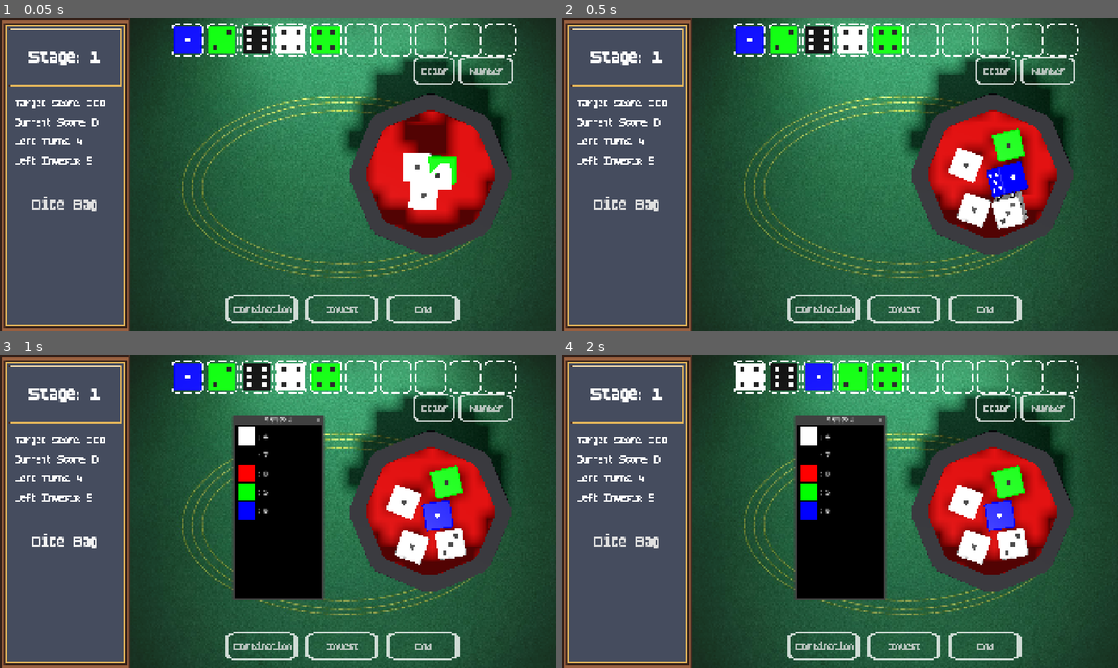
Above: before the commit, frames 1-4 (two rows, left to right).
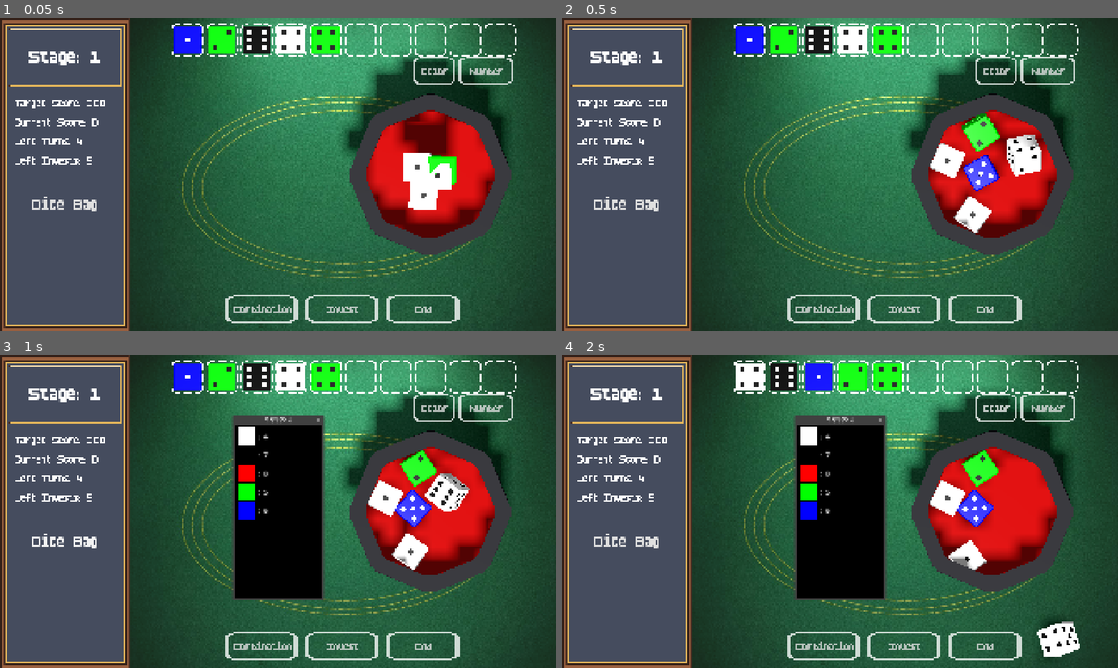
Above: after the commit, the same moments.

Repository: SangHyung-Jung/ColorDiceRollGame
Game: Godot game, scene res://main_screen.tscn
The game is run twice, just before and just after one commit, with the same random seed, the same clock (stepped at 60 frames per second) and the same inputs.
Inputs:
- Up to frame 1 (0.05 s): no input
- Up to frame 2 (0.5 s): no input
- Up to frame 3 (1 s): click "Dice Bag" at 0.5 s
- Up to frame 4 (2 s): click "Color" at 1.25 s

Frame 1 is identical in both runs. In frame 2, 4.2% of the frame differs, in the area x 65-88%, y 30-69%; in frame 3, 3.6%; in frame 4, 4.5%, in the area x 65-94%, y 30-97%.

Commit message:
pour dice go further

Diff:
--- a/main_screen.tscn
+++ b/main_screen.tscn
@@ -118,7 +118,7 @@
 
 [node name="SubViewport" type="SubViewport" parent="MainLayout/GameArea/RollingArea"]
 handle_input_locally = false
-size = Vector2i(1470, 1080)
+size = Vector2i(2, 2)
 render_target_update_mode = 4
 
 [node name="SocketArea" type="VBoxContainer" parent="MainLayout/GameArea"]
--- a/scripts/components/dice.gd
+++ b/scripts/components/dice.gd
@@ -86,12 +86,12 @@
 # ★ 3. 컵 '외부' 테이블용 물리: 원본 GitHub 값으로 복원
 func apply_outside_cup_physics() -> void:
 	print("🎲 ", name, " -> 테이블 물리 적용 (중력 40, 저항 2.0)")
-	gravity_scale = 40
-	linear_damp = 1.0  # 저항을 높여서 빠르게 정착
-	angular_damp = 1.0  # 회전 저항을 높여서 빠르게 멈춤
+	gravity_scale = 20
+	linear_damp = 0.7  # 저항을 높여서 빠르게 정착
+	angular_damp = 0.7  # 회전 저항을 높여서 빠르게 멈춤
 
 	if physics_material_override:
-		physics_material_override.friction = 1.2
+		physics_material_override.friction = 0.8
 		physics_material_override.bounce = 0.2
 
 func start_rolling() -> void:
--- a/scripts/utils/constants.gd
+++ b/scripts/utils/constants.gd
@@ -47,9 +47,9 @@
 const CUP_SPAWN_RADIUS := 2.0  # 컵 내부 주사위 생성 반경
 
 # === 주사위 물리 시뮬레이션 ===
-const DICE_IMPULSE_RANGE := Vector2(25, 50)  # 주사위 쏟을 때 X축 힘의 범위 (더 강하게)
-const DICE_IMPULSE_Y_RANGE := Vector2(8, 12)  # 주사위 쏟을 때 Y축 힘의 범위 (더 높이)
-const DICE_IMPULSE_Z_RANGE := Vector2(-15, 15)  # 주사위 쏟을 때 Z축 힘의 범위 (추가)
+const DICE_IMPULSE_RANGE := Vector2(800, 1200)  # 주사위 쏟을 때 X축 힘의 범위 (더 강하게)
+const DICE_IMPULSE_Y_RANGE := Vector2(800, 1200)  # 주사위 쏟을 때 Y축 힘의 범위 (더 높이)
+const DICE_IMPULSE_Z_RANGE := Vector2(-1000, 1000)  # 주사위 쏟을 때 Z축 힘의 범위 (추가)
 const DICE_TORQUE_RANGE := Vector2(-40, 40)  # 주사위 회전력 범위 (추가)
 const DICE_SPAWN_VELOCITY := 15.0  # 생성 시 초기 하향 속도
 const DICE_SETTLEMENT_TIME := 0.5  # 주사위가 컵 바닥에 정착하는 데 필요한 시간 (초)
